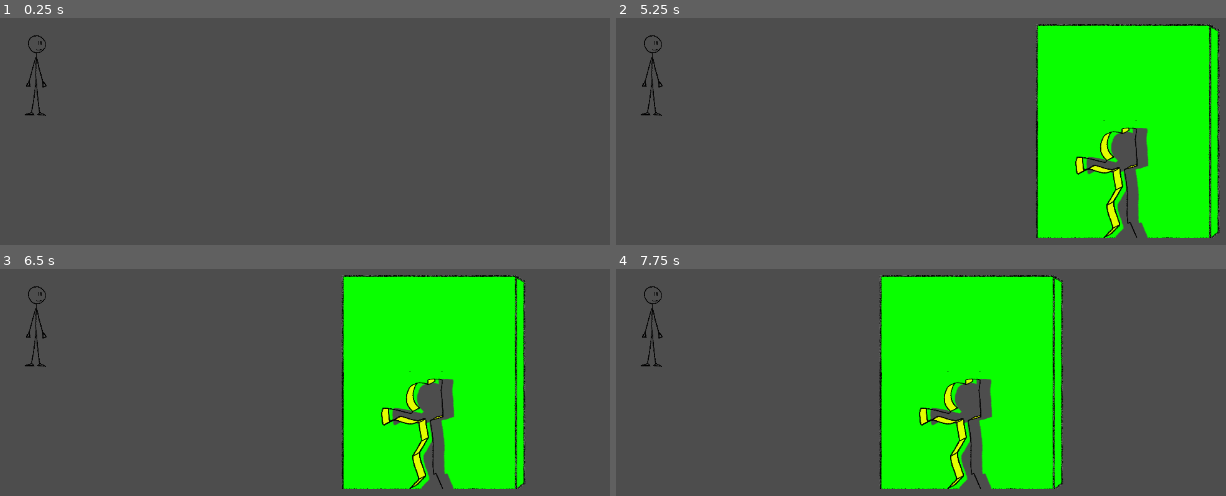
Above: before the commit, frames 1-4 (two rows, left to right).
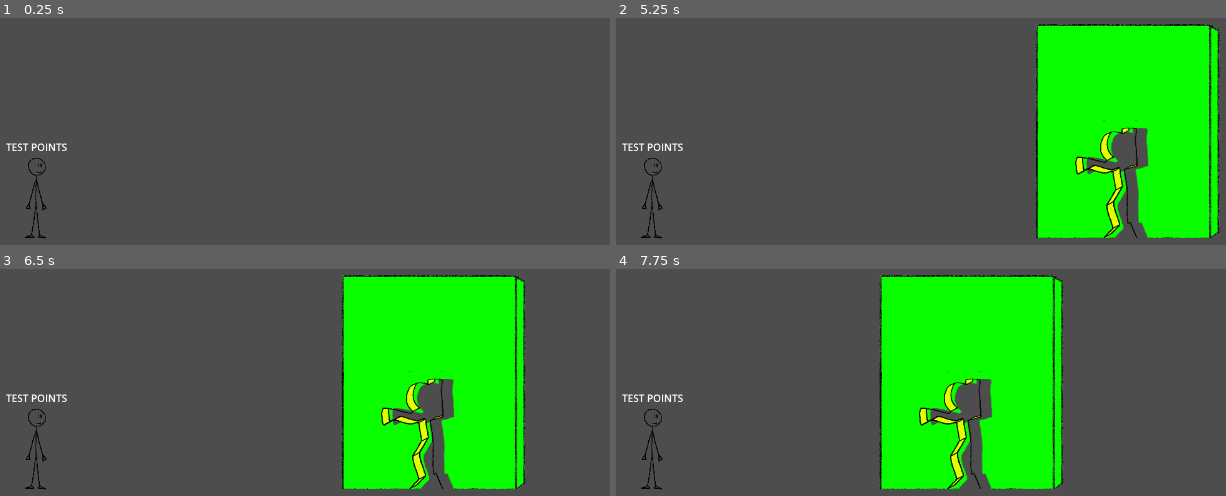
Above: after the commit, the same moments.

Repository: onegm/Scale-Game-Show
Game: Godot game, scene res://levels/Level1.tscn
The game is run twice, just before and just after one commit, with the same random seed, the same clock (stepped at 60 frames per second) and the same inputs.
Inputs:
- Up to frame 1 (0.25 s): no input
- Up to frame 2 (5.25 s): tap Enter at 0.5, 2, 3.5 s; hold Right (pose_right) 0.53-1.28 s; tap A (look_left) every 1.5 s from 0.6 to 5.1 s; tap Space at 1.25, 2.75, 4.25 s; hold Down (pose_down) 1.28-2.03 s; tap D (look_right) at 1.35, 2.85, 4.35 s; hold Right (pose_right) 2.03-2.78 s; hold Up (pose_up) 2.78-3.53 s; hold Left (pose_left) 3.53-5.03 s; hold Down (pose_down) from 5.03 s (still down)
- Up to frame 3 (6.5 s): release Down (pose_down) at 5.78 s; hold Right (pose_right) from 5.78 s (still down); tap D (look_right) at 5.85 s
- Up to frame 4 (7.75 s): release Right (pose_right) at 6.53 s; hold Up (pose_up) 6.53-7.28 s; tap A (look_left) at 6.6 s; hold Right (pose_right) from 7.28 s (still down); tap D (look_right) at 7.35 s

The runs differ from the first frame. In frame 1, 0.6% of the frame differs, in the area x 0-11%, y 7-98%; in frame 2, 0.6%; in frame 3, 0.6%; in frame 4, 0.6%.

Commit message:
Changed the player position and added a result label

Diff:
--- a/levels/Level1.tscn
+++ b/levels/Level1.tscn
@@ -1,12 +1,12 @@
 [gd_scene load_steps=3 format=3 uid="uid://c6y1dqx8ki7a7"]
 
 [ext_resource type="PackedScene" uid="uid://c150wmemgs4sn" path="res://player/player.tscn" id="1_c3ycx"]
-[ext_resource type="PackedScene" uid="uid://cohl4mpj0lg13" path="res://walls/WallSpawner.tscn" id="2_iwfjl"]
+[ext_resource type="PackedScene" path="res://walls/WallSpawner.tscn" id="2_iwfjl"]
 
 [node name="Level1" type="Node2D"]
 
-[node name="Player" parent="." instance=ExtResource("1_c3ycx")]
-position = Vector2(355, 279)
-
 [node name="WallSpawner" parent="." instance=ExtResource("2_iwfjl")]
 position = Vector2(1134, 475)
+
+[node name="Player" parent="." instance=ExtResource("1_c3ycx")]
+position = Vector2(355, 475)
--- a/player/player.gd
+++ b/player/player.gd
@@ -26,10 +26,10 @@
 	$Sprite2D.frame = player_state.z
 
 func on_wall_hit(wall_pose : Vector3) -> void:
-	if wall_pose.x == player_state.x && wall_pose.y == player_state.y && wall_to_player(wall_pose.z) == player_state.z:
-		print("Nice fit")
+	if wall_pose.x == player_state.x && wall_pose.y == player_state.y && wall_to_player(int(wall_pose.z)) == player_state.z:
+		$Label.set_text("Nice fit")
 	else:
-		print("Ouch")
+		$Label.set_text("Ouch")
 
 func wall_to_player(wall_pose_num : int) -> int:
 	match wall_pose_num:
--- a/player/player.tscn
+++ b/player/player.tscn
@@ -19,3 +19,11 @@
 [node name="Collision" type="CollisionShape2D" parent="."]
 position = Vector2(-2.5, -64)
 shape = SubResource("RectangleShape2D_b0fiy")
+
+[node name="Label" type="Label" parent="."]
+offset_left = -51.0
+offset_top = -157.0
+offset_right = 47.0
+offset_bottom = -134.0
+text = "TEST POINTS"
+horizontal_alignment = 1
--- a/walls/wall_posture.gd
+++ b/walls/wall_posture.gd
@@ -10,7 +10,7 @@
 func _ready():
 	$Area2D.area_entered.connect(on_area_entered)
 
-func on_area_entered(area):
+func on_area_entered(_area):
 	SignalBus.wall_hit.emit(Vector3(posture_scaleDTO, posture_directionDTO, posture_numDTO))
 
 func _physics_process(delta):
